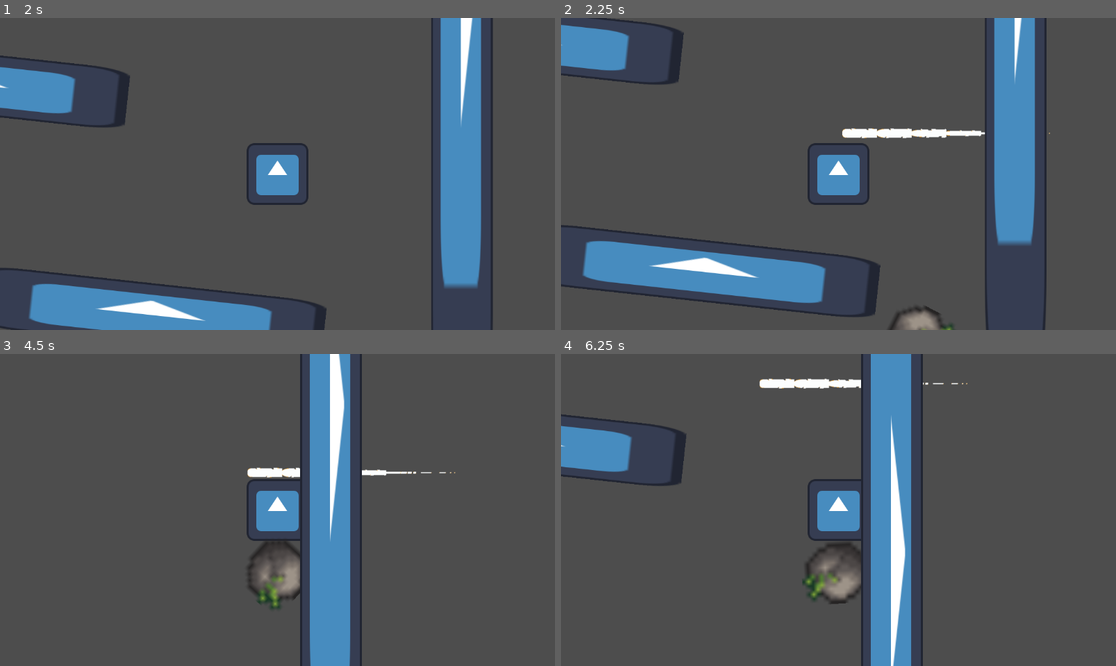
Above: before the commit, frames 1-4 (two rows, left to right).
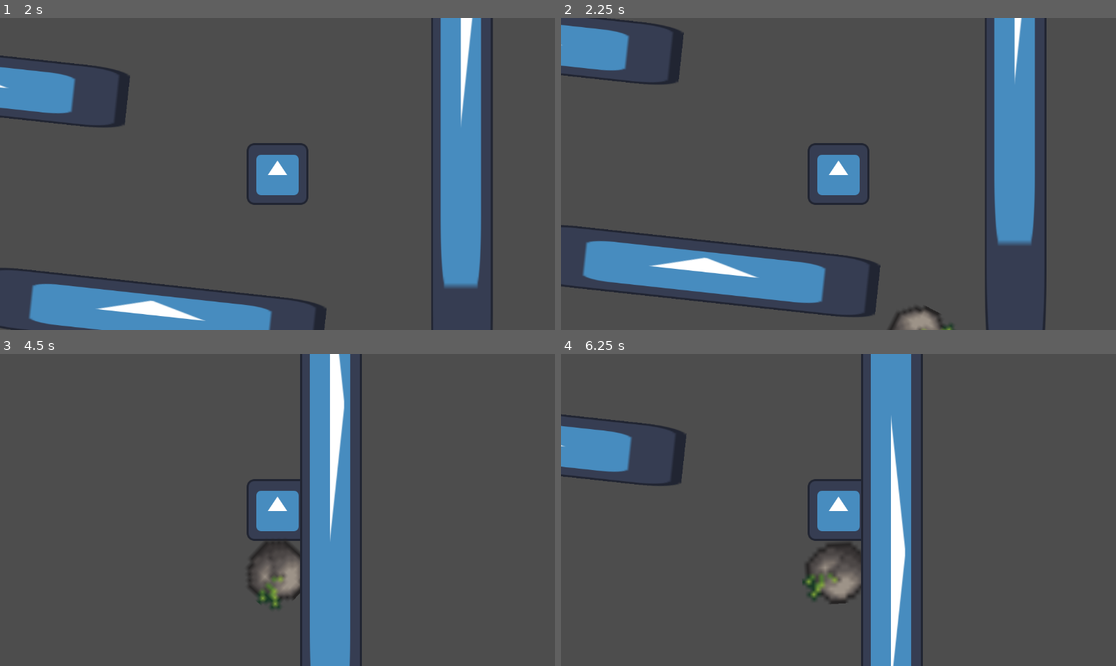
Above: after the commit, the same moments.

Repository: bobis1/bobis-brick
Game: Godot game, scene res://main.tscn
Two runs of this game, one before a commit and one after it. Both use one fixed random seed, a clock stepped at 60 frames per second and the inputs below. The engine's default icon, where the game draws it, is replaced by a stand-in: a white triangle on a blue panel in a dark square.
Inputs (mouse positions are in pixels of both pictures, inside the frame that each line leads up to):
- Up to frame 1 (2 s): tap Enter at 0.5 s; move the mouse to (399, 158) at 0.52 s; hold D (MOVE_RIGHT) from 0.53 s (still down); tap Alt at 0.6 s; tap Space (JUMP) at 0.77, 1.52 s; move the mouse to (166, 189) at 1.27 s; tap Shift at 1.35 s
- Up to frame 2 (2.25 s): move the mouse to (894, 105) at 2.02 s; release D (MOVE_RIGHT) at 2.03 s; hold Left (ShootLeft) from 2.03 s (still down); tap Alt at 2.1 s
- Up to frame 3 (4.5 s): move the mouse to (249, 572) at 2.77 s; release Left (ShootLeft) at 2.78 s; hold D (MOVE_RIGHT) 2.78-4.28 s; tap Shift at 2.85, 4.35 s; tap Space (JUMP) at 3.02, 3.77 s; move the mouse to (444, 556) at 3.52 s; tap Alt at 3.6 s; move the mouse to (111, 463) at 4.27 s; hold Left (ShootLeft) from 4.28 s (still down)
- Up to frame 4 (6.25 s): tap Space (JUMP) at 4.52, 6.02 s; move the mouse to (866, 510) at 5.02 s; release Left (ShootLeft) at 5.03 s; hold D (MOVE_RIGHT) 5.03-5.78 s; tap Alt at 5.1 s; move the mouse to (755, 432) at 5.77 s; hold Left (ShootLeft) from 5.78 s (still down); tap Shift at 5.85 s

Frame 1 is identical in both runs. In frame 2, 0.7% of the frame differs, in the area x 50-89%, y 35-39%; in frame 3, 0.4%; in frame 4, 0.5%.

Commit message:
Added more enemies and made the projectiles point at the cursor

Diff:
--- /dev/null
+++ b/TowerGame/Obsts/FlyingEnemy.tscn
@@ -0,0 +1,27 @@
+[gd_scene load_steps=4 format=3 uid="uid://4d6l1tlu6hua"]
+
+[ext_resource type="Script" uid="uid://cu35pbni81wcc" path="res://Obsts/enemy.gd" id="1_auibh"]
+[ext_resource type="Texture2D" uid="uid://c3adre2ua86l5" path="res://images/fireballs/fire_ball_blue_side_small/imgs/img_4.png" id="2_auibh"]
+
+[sub_resource type="CircleShape2D" id="CircleShape2D_ynxbr"]
+radius = 63.28507
+
+[node name="FlyingEnemy" type="RigidBody2D" groups=["Enemy", "Flying"]]
+collision_layer = 3
+collision_mask = 3
+mass = 0.75
+contact_monitor = true
+max_contacts_reported = 50
+script = ExtResource("1_auibh")
+linear_force = 2.5
+
+[node name="CollisionShape2D" type="CollisionShape2D" parent="."]
+position = Vector2(1, 0)
+shape = SubResource("CircleShape2D_ynxbr")
+
+[node name="Sprite2D" type="Sprite2D" parent="." groups=["Enemy"]]
+position = Vector2(-110, -31)
+scale = Vector2(1.1, 1.1)
+texture = ExtResource("2_auibh")
+
+[connection signal="body_entered" from="." to="." method="_on_body_entered"]
--- a/TowerGame/Obsts/StairBlock.tscn
+++ b/TowerGame/Obsts/StairBlock.tscn
@@ -111,3 +111,9 @@
 rotation = -0.67710805
 scale = Vector2(5.659994, 1)
 texture = ExtResource("1_fmgqs")
+
+[node name="LeftEnemySpawn" type="Marker2D" parent="." groups=["EnemySpawn"]]
+position = Vector2(-452, -71)
+
+[node name="RightEnemySpawn" type="Marker2D" parent="." groups=["EnemySpawn"]]
+position = Vector2(1024, -64)
--- a/TowerGame/Obsts/enemy.gd
+++ b/TowerGame/Obsts/enemy.gd
@@ -39,6 +39,7 @@
 			linear_velocity.x = 1400
 		elif Globals.isLeft == Vector2.LEFT:
 			linear_velocity.x = -1400
-	if(body.is_in_group("Enemy")):
+	if(body.is_in_group("Enemy") && !is_in_group("Flying")):
 		linear_velocity.y = -100
+
 	pass
--- a/TowerGame/Obsts/projectile.gd
+++ b/TowerGame/Obsts/projectile.gd
@@ -1,9 +1,10 @@
 extends RigidBody2D
-@export var linear_force: float = 10.0
+@export var linear_force: float = 15.0
 
 @export var health: float
 
 var targetPose: Vector2
+
 var direction
 var distance
 # Called when the node enters the scene tree for the first time.
@@ -11,6 +12,7 @@
 	targetPose = get_global_mouse_position()
 	direction = (targetPose - global_position).normalized()
 	distance = global_position.distance_to(targetPose)
+	look_at(get_global_mouse_position())
 	pass # Replace with function body.
 
 
--- a/TowerGame/Obsts/projectileLeft.tscn
+++ b/TowerGame/Obsts/projectileLeft.tscn
@@ -15,6 +15,7 @@
 
 [node name="Sprite2D" type="Sprite2D" parent="."]
 position = Vector2(205, 1)
+rotation = 3.1415927
 texture = ExtResource("2_djqid")
 region_enabled = true
 region_rect = Rect2(140.55, 19.750015, 436.15002, 33)
--- a/TowerGame/enemy_spawner.gd
+++ b/TowerGame/enemy_spawner.gd
@@ -1,10 +1,11 @@
 extends Node
 
 var time: int = 1000
-var enemyScene: PackedScene = preload("res://Obsts/Enemy.tscn")
+@export var enemyScene: Array[PackedScene]
 var rng = RandomNumberGenerator.new()
 @export var spawnPointLeft: Marker2D
 @export var spawnPointRight: Marker2D
+var spawnPoints: Array[Node]
 
 # Called when the node enters the scene tree for the first time.
 func _ready() -> void:
@@ -13,14 +14,16 @@
 
 # Called every frame. 'delta' is the elapsed time since the previous frame.
 func _process(delta: float) -> void:
+	spawnPoints = get_tree().get_nodes_in_group("EnemySpawn")
 	time -= 1
 	if time <= 0:
 		time = 100
-		var enemySpawned = enemyScene.instantiate()
-		if rng.randi_range(0, 1) == 0:
-			spawnPointLeft.add_child(enemySpawned)
-		else:
-			spawnPointRight.add_child(enemySpawned)
+		var enemySpawned = enemyScene[rng.randf_range(0, enemyScene.size())].instantiate()
+		spawnPoints[rng.randi_range(0, spawnPoints.size()-1)].add_child(enemySpawned)
+		#if rng.randi_range(0, 1) == 0:
+		#	spawnPointLeft.add_child(enemySpawned)
+		#else:
+		#	spawnPointRight.add_child(enemySpawned)
 
 
 
--- a/TowerGame/main.tscn
+++ b/TowerGame/main.tscn
@@ -1,10 +1,11 @@
-[gd_scene load_steps=9 format=3 uid="uid://c1jh4c3s73r34"]
+[gd_scene load_steps=10 format=3 uid="uid://c1jh4c3s73r34"]
 
 [ext_resource type="Script" uid="uid://bywix6v5uwf6q" path="res://player.gd" id="2_0xm2m"]
 [ext_resource type="Texture2D" uid="uid://ckcndmxo1ttrk" path="res://icon.svg" id="3_1bvp3"]
 [ext_resource type="PackedScene" uid="uid://bcsymje6nuo77" path="res://Obsts/Enemy.tscn" id="3_h2yge"]
 [ext_resource type="Script" uid="uid://0jck0f6mx15h" path="res://enemy_spawner.gd" id="4_1bvp3"]
 [ext_resource type="Script" uid="uid://c4u80btoh01vh" path="res://platform_spawner.gd" id="5_7mycd"]
+[ext_resource type="PackedScene" uid="uid://4d6l1tlu6hua" path="res://Obsts/FlyingEnemy.tscn" id="5_272bh"]
 [ext_resource type="PackedScene" uid="uid://cx5aq2ichi2uw" path="res://Obsts/StairBlock.tscn" id="5_lquwl"]
 
 [sub_resource type="RectangleShape2D" id="RectangleShape2D_h2yge"]
@@ -33,20 +34,13 @@
 [node name="Enemy" parent="." instance=ExtResource("3_h2yge")]
 position = Vector2(-212, -2)
 
-[node name="EnemySpawner" type="Node" parent="." node_paths=PackedStringArray("spawnPointLeft", "spawnPointRight")]
+[node name="EnemySpawner" type="Node" parent="."]
 script = ExtResource("4_1bvp3")
-spawnPointLeft = NodePath("../LeftEnemySpawn")
-spawnPointRight = NodePath("../RightEnemySpawn")
+enemyScene = Array[PackedScene]([ExtResource("3_h2yge"), ExtResource("5_272bh")])
 
 [node name="PlatformSpawner" type="Node" parent="."]
 script = ExtResource("5_7mycd")
 Platforms = Array[PackedScene]([ExtResource("5_lquwl")])
-
-[node name="LeftEnemySpawn" type="Marker2D" parent="."]
-position = Vector2(-452, -71)
-
-[node name="RightEnemySpawn" type="Marker2D" parent="."]
-position = Vector2(1024, -64)
 
 [node name="Base" type="Node" parent="."]
 
--- a/TowerGame/player.gd
+++ b/TowerGame/player.gd
@@ -28,8 +28,9 @@
 
 	#Handle shooting
 	if Input.is_action_just_pressed("ShootLeft"):
-		var projectileLeft = leftProjectileScene.instantiate()
-		add_child(projectileLeft)
+		if Globals.isLeft == Vector2.LEFT:
+			var projectile = leftProjectileScene.instantiate()
+			add_child(projectile)
 
 	if Globals.Health <= 0:
 		get_tree().change_scene_to_file("res://main.tscn")
--- a/TowerGame/project.godot
+++ b/TowerGame/project.godot
@@ -30,6 +30,8 @@
 Player=""
 Enemy=""
 PlayerMarker=""
+Flying=""
+EnemySpawn=""
 
 [input]
 
@@ -53,6 +55,7 @@
 "deadzone": 0.2,
 "events": [Object(InputEventKey,"resource_local_to_scene":false,"resource_name":"","device":-1,"window_id":0,"alt_press …(195 unchanged characters)…
 , Object(InputEventKey,"resource_local_to_scene":false,"resource_name":"","device":-1,"window_id":0,"alt_pressed":false …(183 unchanged characters)…
+, Object(InputEventKey,"resource_local_to_scene":false,"resource_name":"","device":-1,"window_id":0,"alt_pressed":false,"shift_pressed":false,"ctrl_pressed":false,"meta_pressed":false,"pressed":false,"keycode":81,"physical_keycode":0,"key_label":0,"unicode":113,"location":0,"echo":false,"script":null)
 ]
 }
 ShootRight={
Binary file added: TowerGame/images/fireballs/fire_ball_blue_side_small/fire_ball_blue_side_small.gif
Binary file added: TowerGame/images/fireballs/fire_ball_blue_side_small/imgs/img_0.png
Not shown, added: TowerGame/images/fireballs/fire_ball_blue_side_small/imgs/img_0.png.import
Binary file added: TowerGame/images/fireballs/fire_ball_blue_side_small/imgs/img_1.png
Not shown, added: TowerGame/images/fireballs/fire_ball_blue_side_small/imgs/img_1.png.import
Binary file added: TowerGame/images/fireballs/fire_ball_blue_side_small/imgs/img_10.png
Not shown, added: TowerGame/images/fireballs/fire_ball_blue_side_small/imgs/img_10.png.import
Binary file added: TowerGame/images/fireballs/fire_ball_blue_side_small/imgs/img_11.png
Not shown, added: TowerGame/images/fireballs/fire_ball_blue_side_small/imgs/img_11.png.import
Binary file added: TowerGame/images/fireballs/fire_ball_blue_side_small/imgs/img_12.png
Not shown, added: TowerGame/images/fireballs/fire_ball_blue_side_small/imgs/img_12.png.import
Binary file added: TowerGame/images/fireballs/fire_ball_blue_side_small/imgs/img_13.png
(and 324 more such lines)
